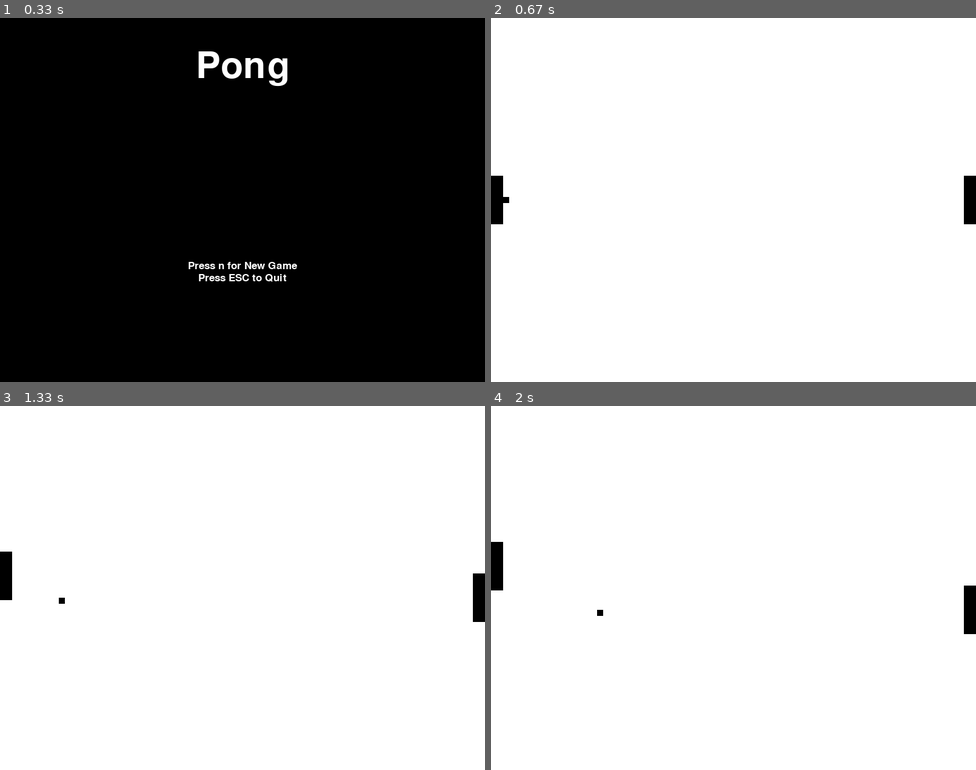
Above: before the commit, frames 1-4 (two rows, left to right).
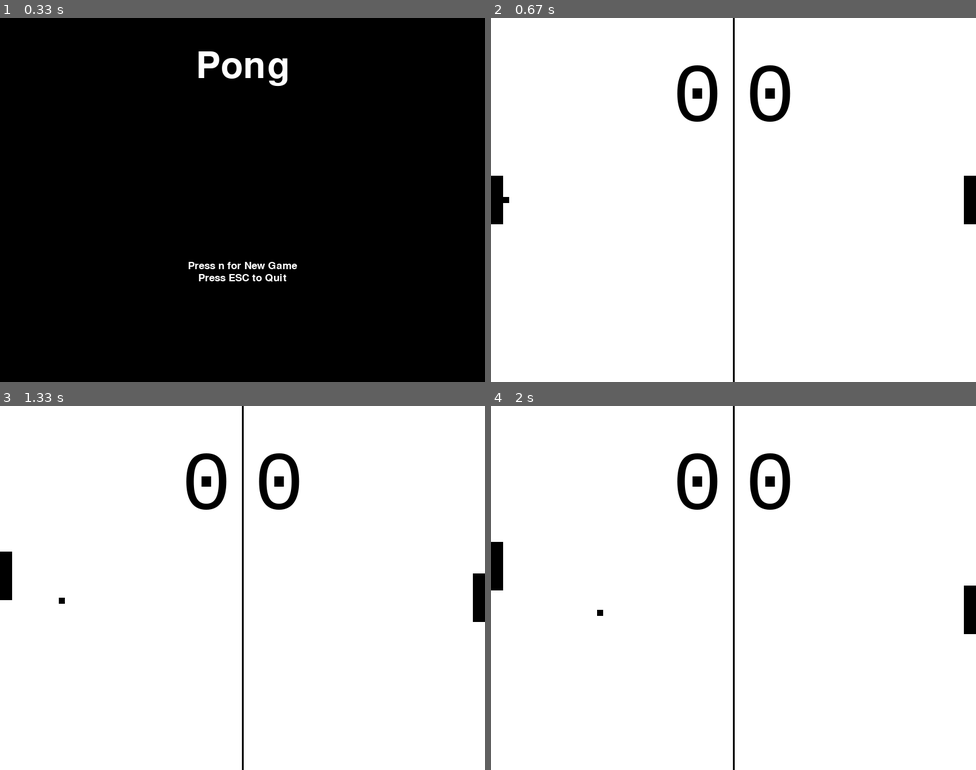
Above: after the commit, the same moments.

Repository: mattbachman/pygame_wrapper
Game: pygame game, started from examples/Pong/main.py
Same seed, same stepped clock (60 frames per second), same inputs: the game is played once before the commit and once after it.
Inputs:
- Up to frame 1 (0.33 s): no input
- Up to frame 2 (0.67 s): tap N at 0.33 s
- Up to frame 3 (1.33 s): hold Right 0.67-1.13 s; hold Up from 1.17 s (still down)
- Up to frame 4 (2 s): release Up at 1.47 s

Frame 1 is identical in both runs. In frame 2, 1.6% of the frame differs, in the area x 38-62%, y 0-100%; in frame 3, 1.6%; in frame 4, 1.6%.

Commit message:
Added center line and score display

Diff:
--- a/examples/Pong/pong.py
+++ b/examples/Pong/pong.py
@@ -16,6 +16,7 @@
         self.buildPlayers()
         self.aball=ball.Ball(color['black'],(20, self.size[1]/2 - 5))
         self.all_sprite_list.add(self.aball)
+        self.font=None
 
     def buildPlayers(self):
         if self.thePlayers:
@@ -53,10 +54,21 @@
                         self.aball.preStartMoveEvent(event.key)
 
     def draw(self,screen):
+        pygame.draw.line(screen,color['black'],(self.size[0]/2,0),
+                         (self.size[0]/2,self.size[1]),3)
         self.all_sprite_list.draw(screen)
+        score1=self.font.render(str(self.playerScore[0]),True,color['black'])
+        score2=self.font.render(str(self.playerScore[1]),True,color['black'])
+        screen.blit(score1,
+                    (((self.size[0]//2)-(score1.get_width()//2))-60,
+                    ((self.size[1]//2)-score1.get_height()//2)//4))
+        screen.blit(score2,
+                    (((self.size[0]//2)-(score2.get_width()//2))+60,
+                    ((self.size[1]//2)-score2.get_height()//2)//4))
         return screen
     def logic(self):
-
+        if not self.font:
+            self.font=pygame.font.SysFont("Consolas",150)
         if self.aball.isMoving:
             test=pygame.sprite.spritecollide(self.aball,self.thePlayers,False)
             if test:
